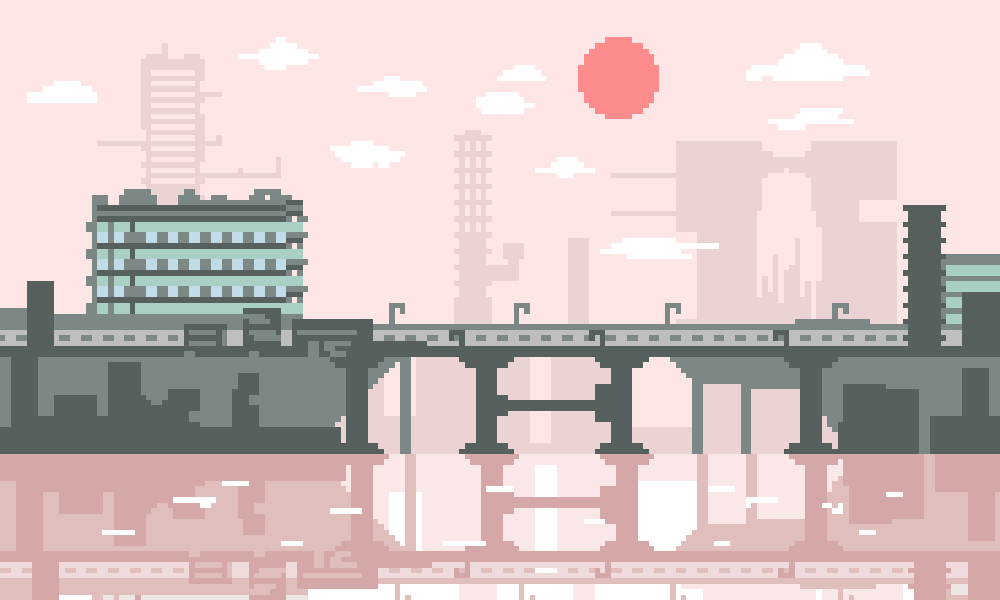
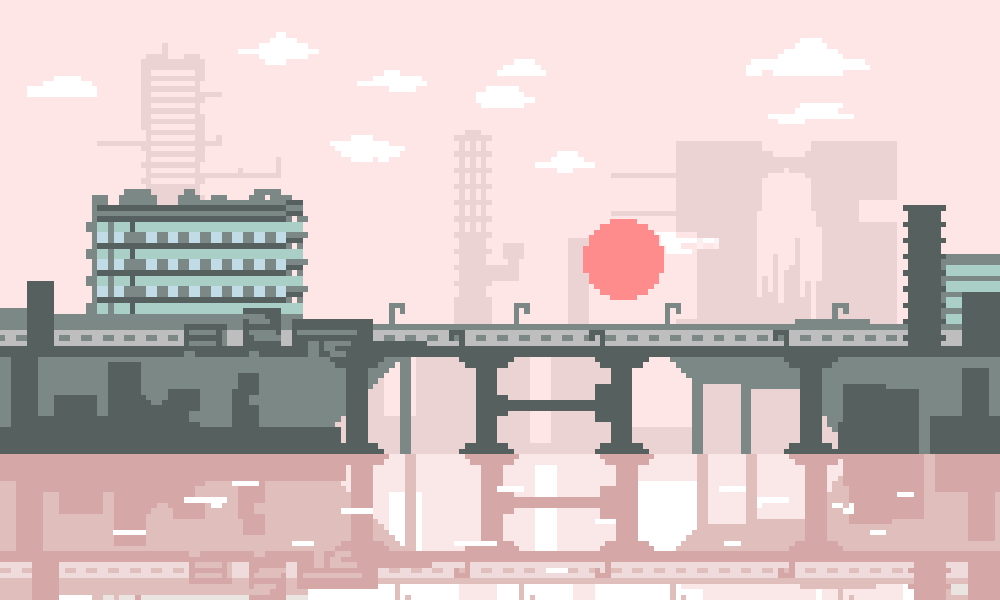
Layer changes from the first 1000×600 image to the second:
showed "Ebene 18" over [135, 481, 914, 573]
hid "Ebene 17" over [102, 481, 897, 573]
showed "Ebene 12 Kopie", painted on it over [27, 32, 870, 300]
hid "Ebene 12", painted on it over [27, 37, 870, 300]
